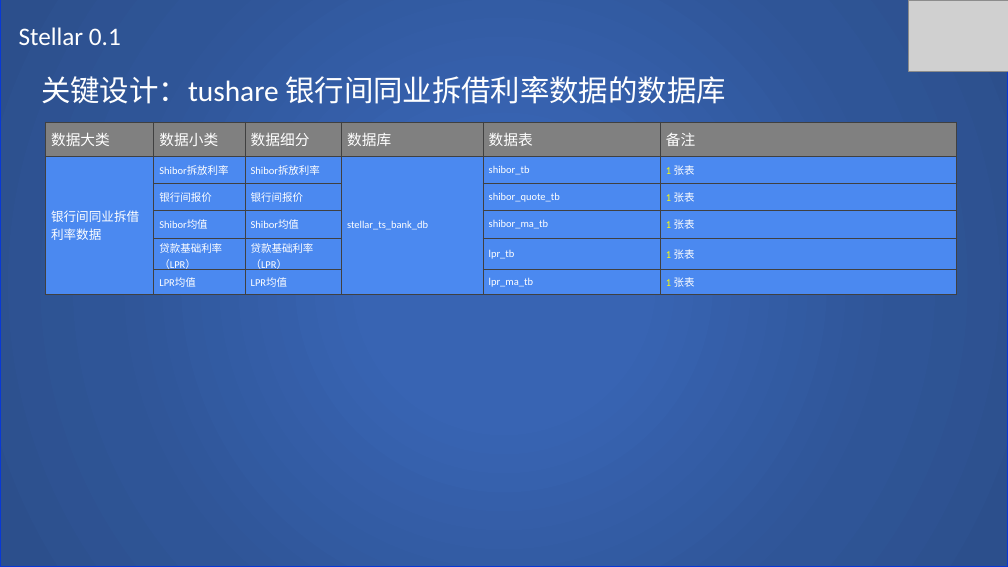
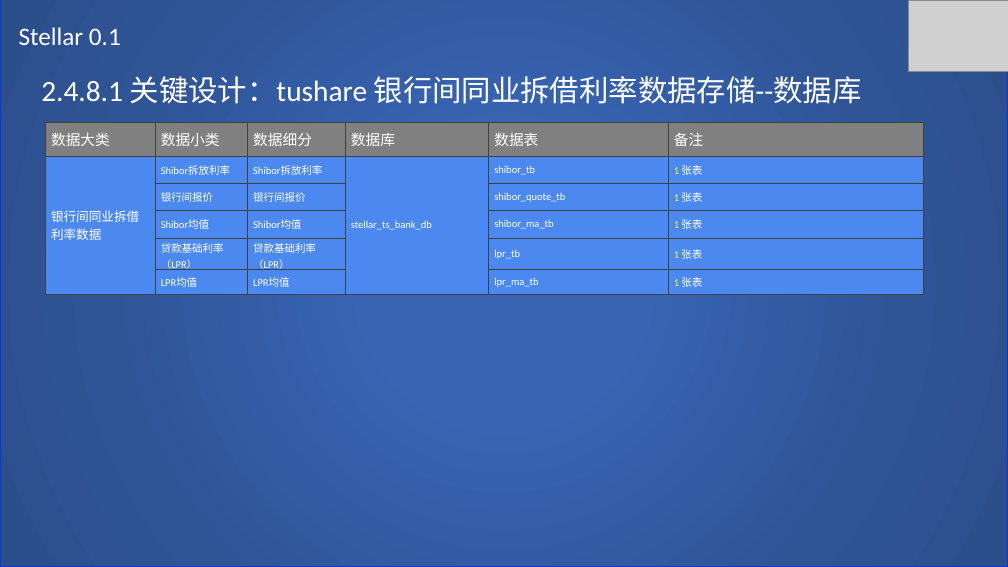
Before and after one commit to SCITLAS/Stellar, a slide deck: slide 59 of Stellar_0.1/documents/design.pptx (slide 33 before the commit). Drawn at 1008x567 pixels with LibreOffice and Linux fonts; fonts in the diff are those of the drawing; grey boxes stand for pictures. Boxes give left, top, right and bottom in pixels: in the first picture for what was removed or moved away, otherwise in the second. Text is boxed around its words. In the diff, an @@ line names an element or a change of style, - is before the commit and + after.

```diff
--- a/Stellar_0.1/documents/design.pptx
+++ b/Stellar_0.1/documents/design.pptx
@@ text at (41, 76, 862, 104): text changed @@
-关键设计：tushare 银行间同业拆借利率数据的数据库
+2.4.8.1 关键设计：tushare 银行间同业拆借利率数据存储--数据库
@@ table: place and size @@
-table at (45, 122, 956, 293)
+table at (45, 122, 923, 293)
```
Also in this commit, not shown: 21 other slides changed, 30 slides added, 1 other file.
